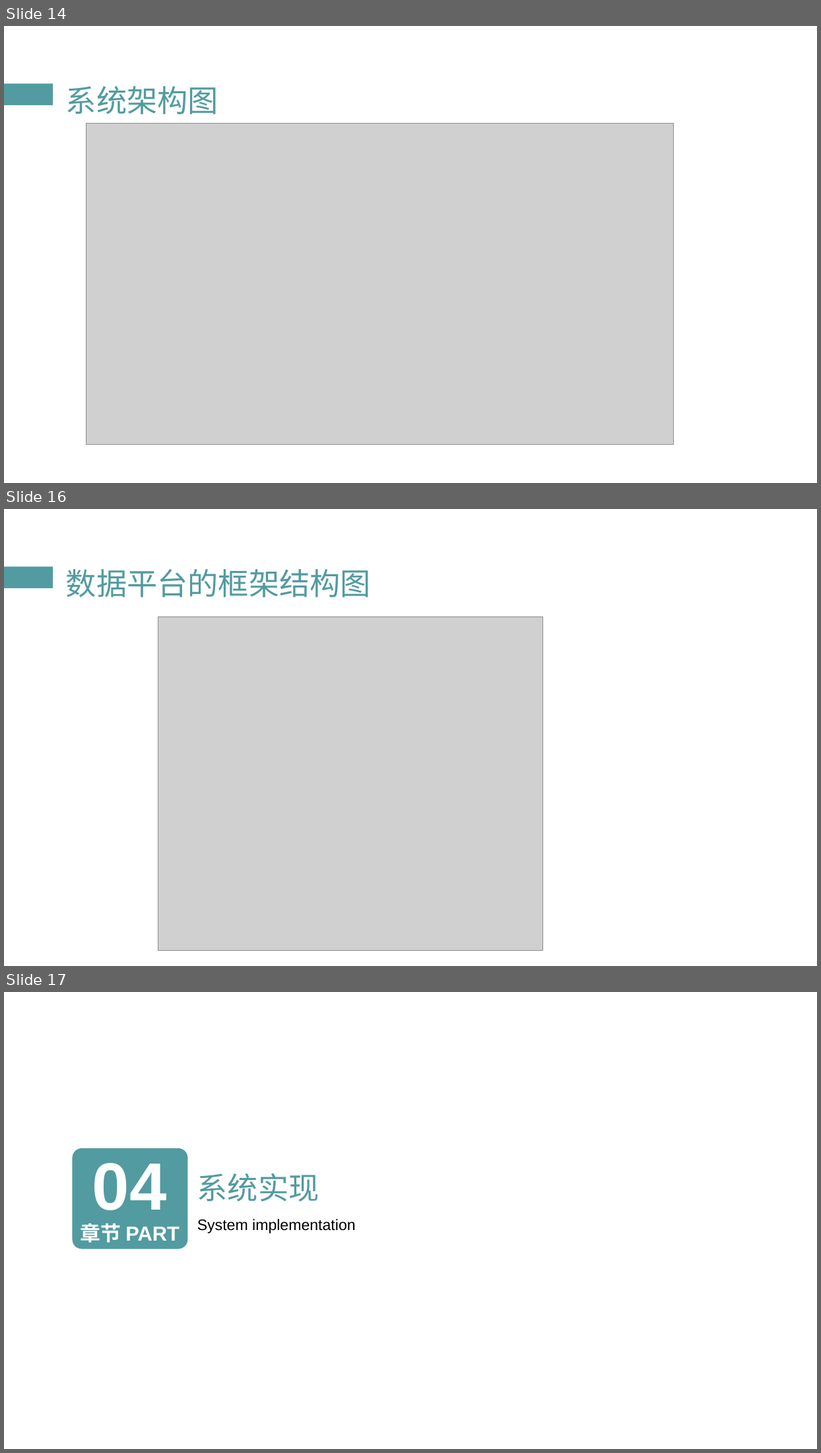
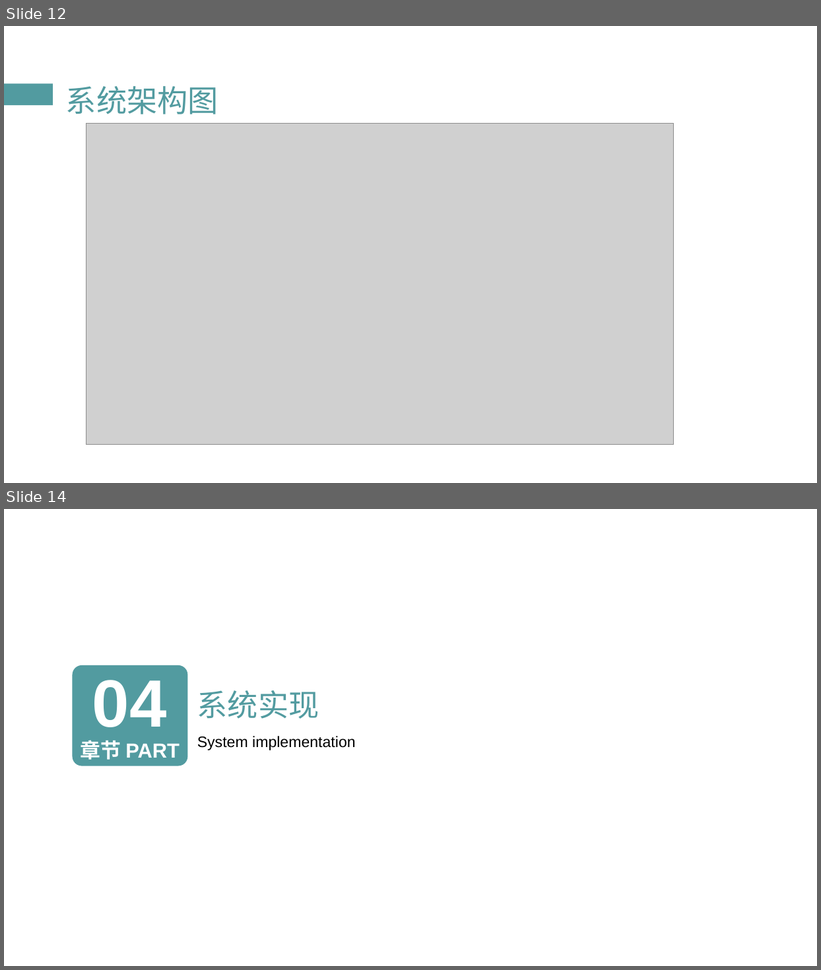
Before and after one commit to zstiu/IoTService, a slide deck: 毕设资料/郑世同IotSevice答辩.ppt. Shown one above the other, each under a label of ours: slides 14, 16 and 17 before the commit, slides 12 and 14 after it; the slides between them are not shown. The pictures are 821x1453 and 821x970 pixels, drawn with LibreOffice and Linux fonts; fonts in the diff are those of the drawing; grey boxes stand for pictures. Boxes give left, top, right and bottom in pixels: in the first picture for what was removed or moved away, otherwise in the second. Text is boxed around its words. In the diff, an @@ line names an element or a change of style, - is before the commit and + after.

```diff
--- a/毕设资料/郑世同IotSevice答辩.ppt
+++ b/毕设资料/郑世同IotSevice答辩.ppt
@@ slide 16 removed at bbox=[4, 509, 817, 966], background #FFFFFF; not listed: 1 template element that a slide beside it also shows @@
@@ title removed at bbox=[66, 569, 371, 597] @@
-数据平台的框架结构图
@@ picture removed at bbox=[158, 617, 543, 951] @@
@@ what was slide 14 is now slide 12 @@
@@ what was slide 17 is now slide 14 @@
```
Also in this commit, not shown: 7 slides changed, 2 other slides removed.
